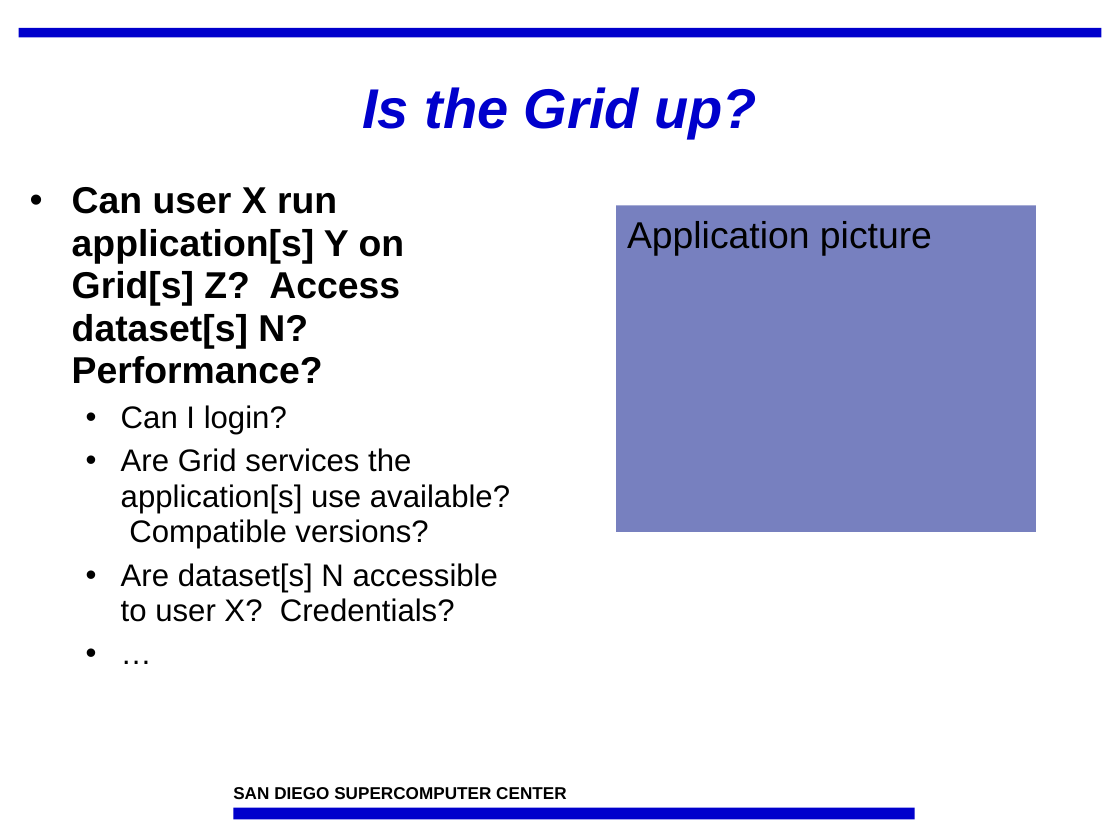
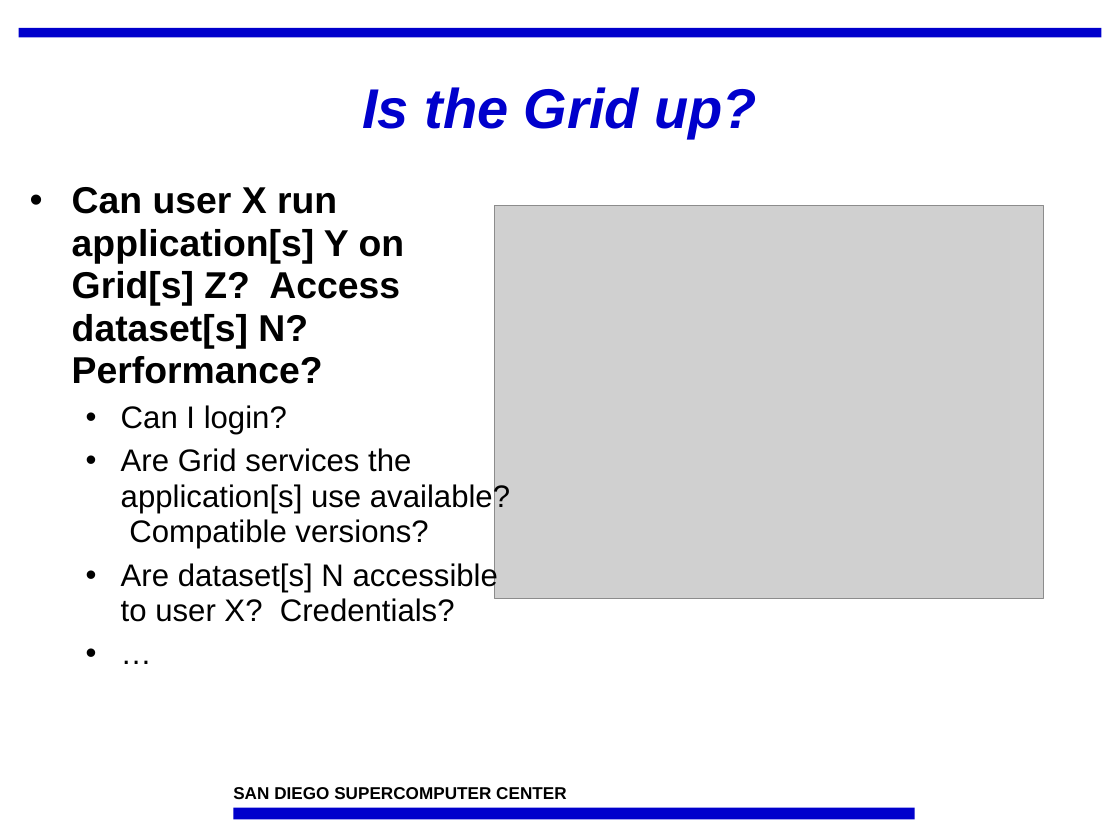
Before and after one commit to IncaProject/inca-xsede, a slide deck: slide 3 of talks/inca_sc05.ppt. Drawn at 1120x840 pixels with LibreOffice and Linux fonts; fonts in the diff are those of the drawing; grey boxes stand for pictures; background and template pictures are left out. Boxes give left, top, right and bottom in pixels: in the first picture for what was removed or moved away, otherwise in the second. Text is boxed around its words. In the diff, an @@ line names an element or a change of style, - is before the commit and + after.

```diff
--- a/talks/inca_sc05.ppt
+++ b/talks/inca_sc05.ppt
@@ picture added at bbox=[495, 205, 1044, 598] @@
@@ rectangle removed at bbox=[616, 205, 1036, 532] @@
-Application picture
```
Also in this commit, not shown: 2 other slides changed, 4 slides added, 1 other file.
